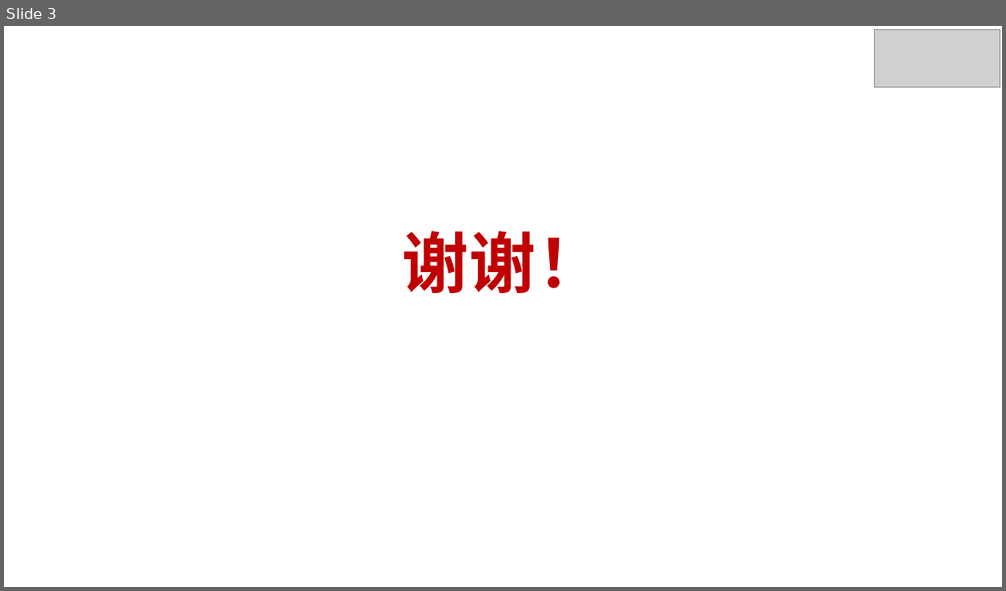
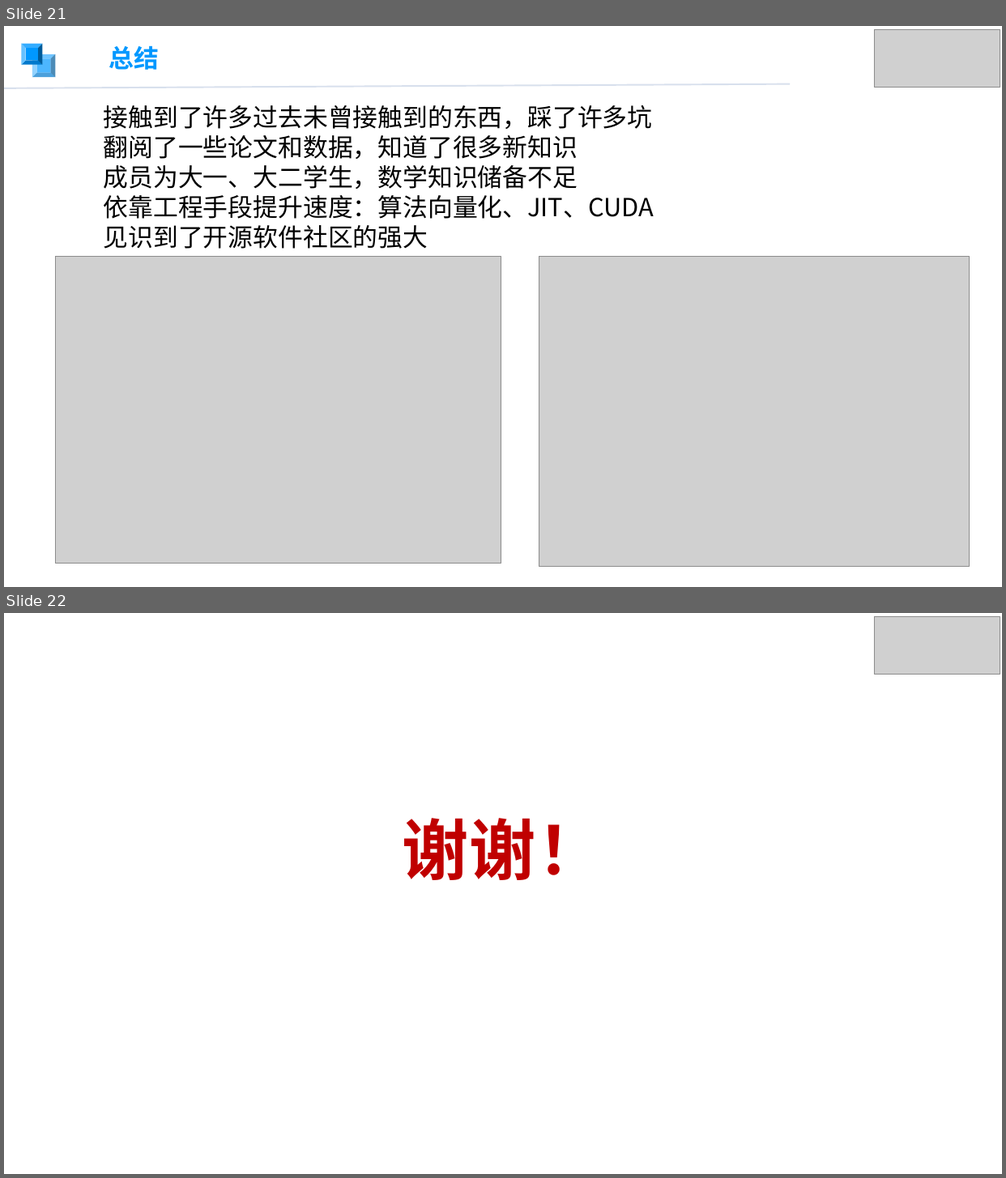
Before and after one commit to Hobr/monte-carlo-integration, a slide deck: ref/PPT.pptx. Shown one above the other, each under a label of ours: slide 3 before the commit, slides 21 and 22 after it. The pictures are 1006x591 and 1006x1178 pixels, drawn with LibreOffice and Linux fonts; fonts in the diff are those of the drawing; grey boxes stand for pictures; background and template pictures are left out. Boxes give left, top, right and bottom in pixels: in the first picture for what was removed or moved away, otherwise in the second. Text is boxed around its words. In the diff, an @@ line names an element or a change of style, - is before the commit and + after.

Commit message:
final

```diff
--- a/ref/PPT.pptx
+++ b/ref/PPT.pptx
@@ slide 21 added at box(4, 26, 1002, 587), background picture (left out) @@
@@ bevel added at box(21, 43, 42, 64), fill #0098FF @@
@@ text added at box(109, 45, 160, 70), 24 pt, text #0098FF, bold @@
+总结
@@ picture added at box(874, 29, 999, 88) @@
@@ bevel added at box(32, 54, 56, 78), fill #0098FF at 70% opacity @@
@@ line added from (4, 88) to (790, 84), #B6C6DD 1.5 pt @@
@@ text added at box(104, 105, 654, 249), 24 pt, text #000000 @@
+接触到了许多过去未曾接触到的东西，踩了许多坑
+翻阅了一些论文和数据，知道了很多新知识
+成员为大一、大二学生，数学知识储备不足
+依靠工程手段提升速度：算法向量化、JIT、CUDA
+见识到了开源软件社区的强大
@@ picture added at box(56, 257, 502, 564) @@
@@ picture added at box(539, 257, 970, 566) @@
@@ what was slide 3 is now slide 22 @@
```
Also in this commit, not shown: 1 slide changed, 19 other slides added, 1 slide removed.
